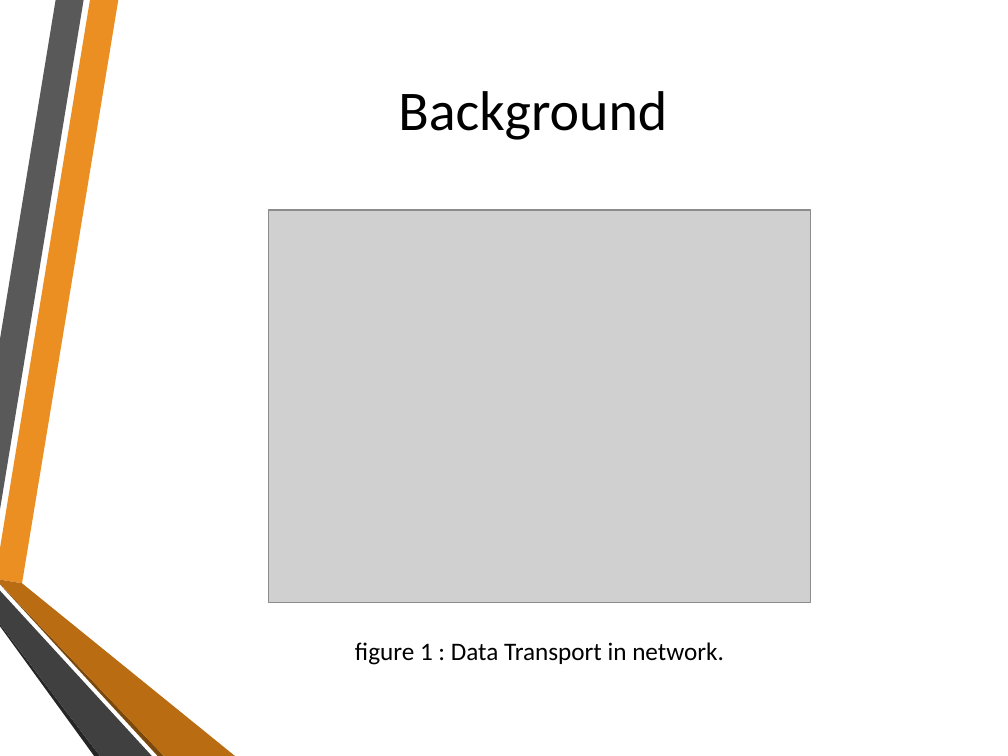
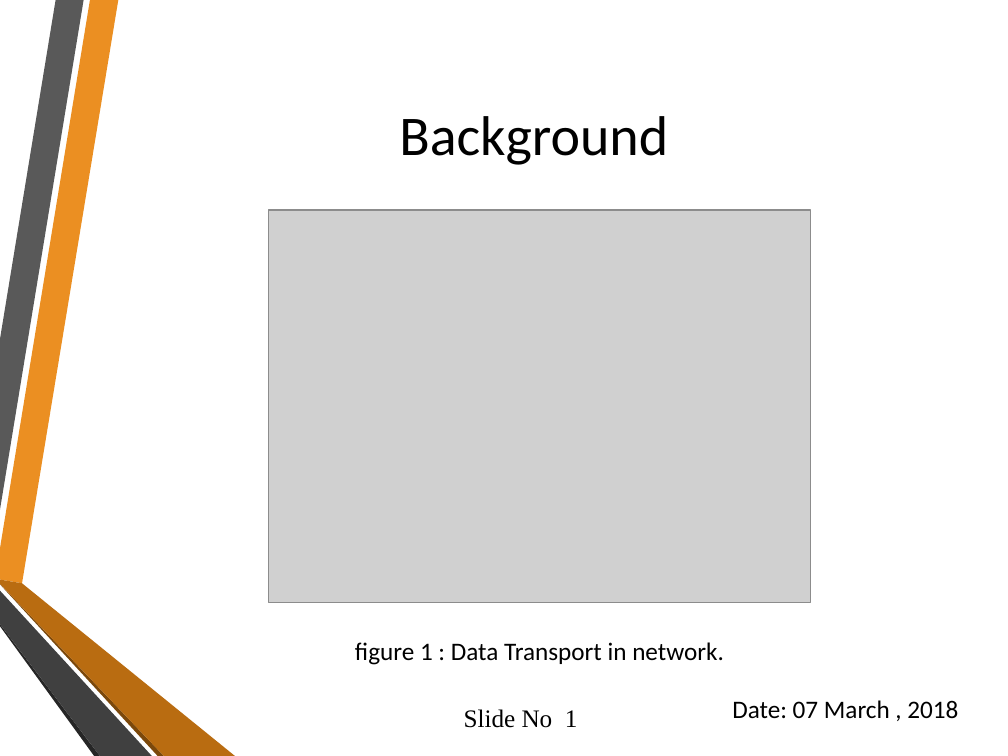
Before and after one commit to PritomKumar/SPLproject-1, a slide deck: slide 2 of Extracting Text File From Downloaded Packet File.pptx. Drawn at 1008x756 pixels with LibreOffice and Linux fonts; fonts in the diff are those of the drawing; grey boxes stand for pictures; background and template pictures are left out. Boxes give left, top, right and bottom in pixels: in the first picture for what was removed or moved away, otherwise in the second. Text is boxed around its words. In the diff, an @@ line names an element or a change of style, - is before the commit and + after.

```diff
--- a/Extracting Text File From Downloaded Packet File.pptx
+++ b/Extracting Text File From Downloaded Packet File.pptx
@@ title "Background": place and size @@
-title "Background" at [398, 91, 667, 140]
+title "Background" at [399, 116, 668, 165]
@@ text added at [464, 709, 578, 728], 18 pt, text #000000 @@
+Slide No 1
@@ text added at [732, 700, 958, 718], 18 pt, text #000000 @@
+Date: 07 March , 2018
```
Also in this commit, not shown: 1 other slide changed, 8 slides added, 4 slides removed, 5 other files.
